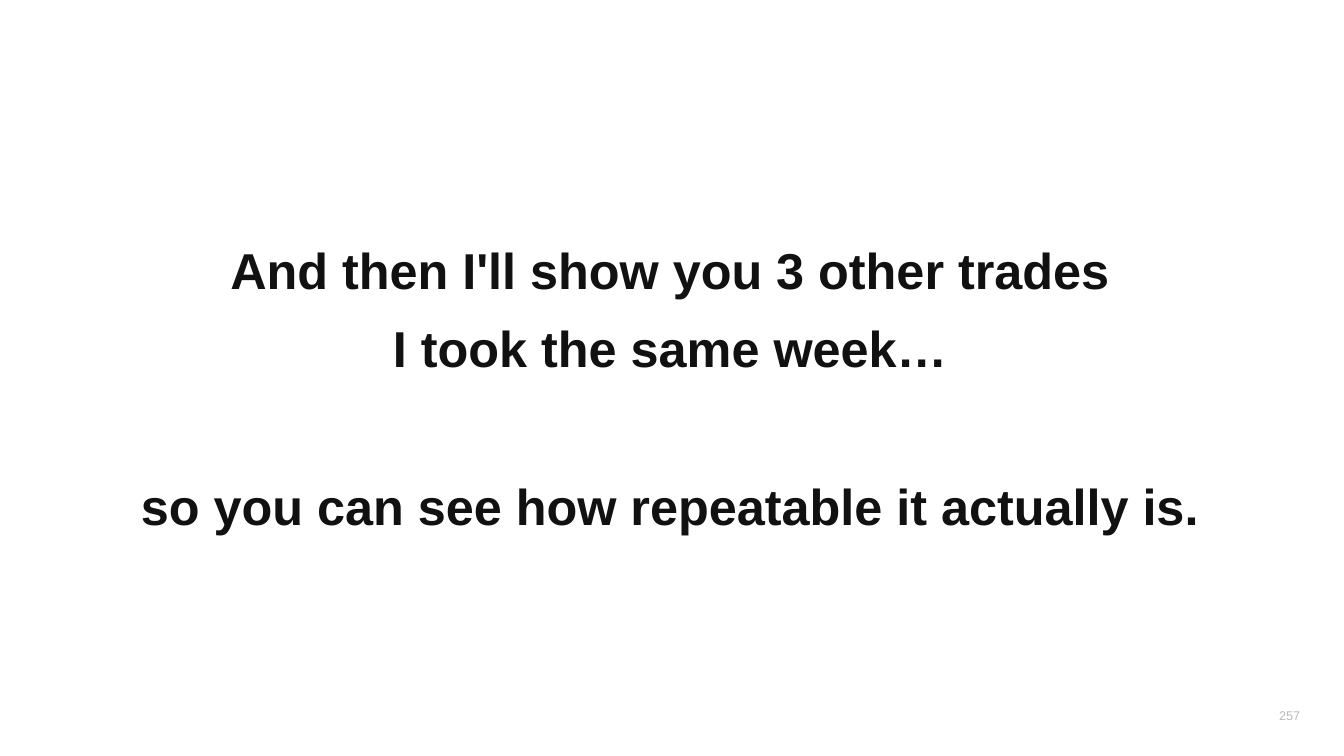
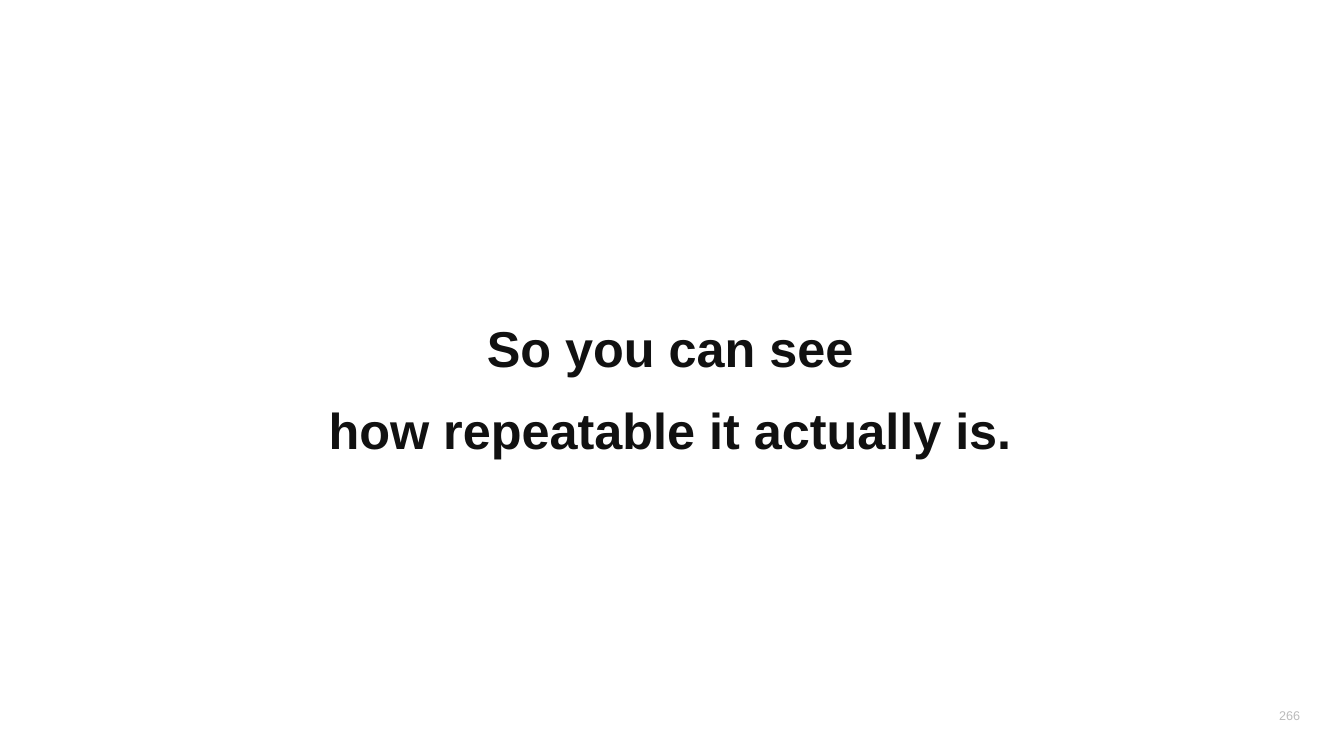
Before and after one commit to heikstepo/webinar-tracking, a slide deck: slide 266 of webinar-rauf/23-DTR-content-section-internal.pptx (slide 257 before the commit). Drawn at 1344x756 pixels with LibreOffice and Linux fonts; fonts in the diff are those of the drawing. Boxes give left, top, right and bottom in pixels: in the first picture for what was removed or moved away, otherwise in the second. Text is boxed around its words. In the diff, an @@ line names an element or a change of style, - is before the commit and + after.

```diff
--- a/webinar-rauf/23-DTR-content-section-internal.pptx
+++ b/webinar-rauf/23-DTR-content-section-internal.pptx
@@ text at bbox=[329, 331, 1011, 459]: text changed @@
-And then I'll show you 3 other trades
-I took the same week…
-so you can see how repeatable it actually is.
+So you can see
+how repeatable it actually is.
@@ text at bbox=[1279, 711, 1300, 720]: text changed @@
-257
+266
```
Also in this commit, not shown: 250 other slides changed, 13 slides added, 4 slides removed, 2 other files.
